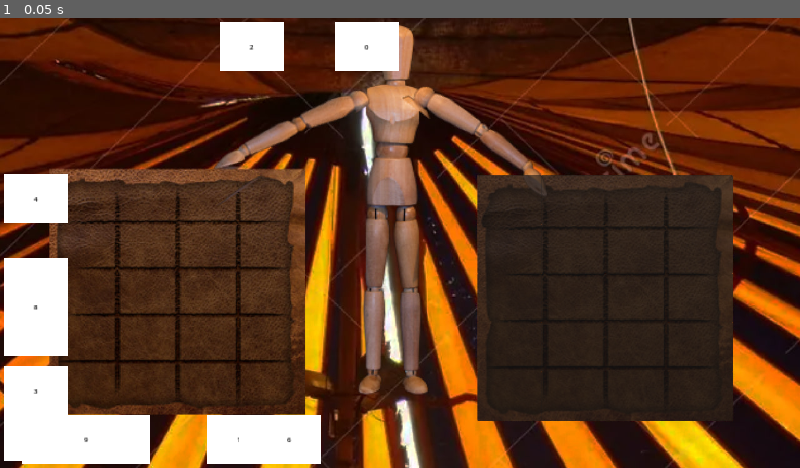
Above: before the commit, frame 1.
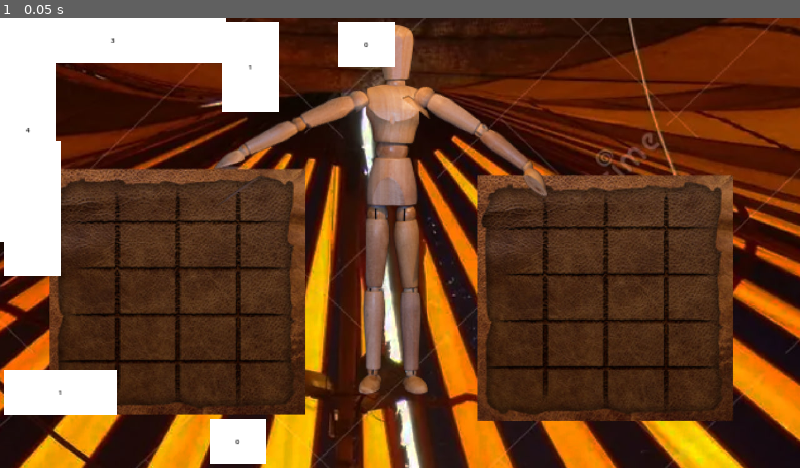
Above: after the commit, the same moment.

Repository: Ultragliass/equilibrium
Game: Godot game, scene res://scenes/Main.tscn
Two runs of this game, one before a commit and one after it. Both use one fixed random seed, a clock stepped at 60 frames per second and the inputs below.
Inputs:
- Up to frame 1 (0.05 s): no input

The runs differ from the first frame. In frame 1, 23% of the frame differs, in the area x 0-92%, y 0-100%.

Commit message:
Alter drag-and-drop functionality to be matrix based instead of node based. Add proper priviews. Add style.

Diff:
--- a/scenes/Main.tscn
+++ b/scenes/Main.tscn
@@ -1,8 +1,9 @@
-[gd_scene load_steps=4 format=3 uid="uid://bh0yq7fqggbpj"]
+[gd_scene load_steps=5 format=3 uid="uid://bh0yq7fqggbpj"]
 
 [ext_resource type="Texture2D" uid="uid://dd2onagvfsr0w" path="res://assets/background.jpg" id="1_iadfh"]
 [ext_resource type="Script" path="res://scripts/main.gd" id="1_rx278"]
 [ext_resource type="Script" path="res://scripts/background.gd" id="3_tx0a1"]
+[ext_resource type="Script" path="res://scripts/grid_manager.gd" id="4_fhpea"]
 
 [node name="Main" type="Control"]
 layout_mode = 3
@@ -24,13 +25,10 @@
 texture = ExtResource("1_iadfh")
 script = ExtResource("3_tx0a1")
 
-[node name="WeekdayGrid" type="GridContainer" parent="."]
-unique_name_in_owner = true
-layout_mode = 0
-offset_left = 1146.0
-offset_top = 377.0
-offset_right = 1760.0
-offset_bottom = 968.0
-theme_override_constants/h_separation = 0
-theme_override_constants/v_separation = 0
-columns = 4
+[node name="WeekdayGridManager" type="Control" parent="."]
+anchors_preset = 0
+offset_left = 1182.0
+offset_top = 407.0
+offset_right = 1724.0
+offset_bottom = 944.0
+script = ExtResource("4_fhpea")
--- a/scripts/background.gd
+++ b/scripts/background.gd
@@ -5,7 +5,9 @@
 	return true
 
 func _drop_data(_pos, data):
-	data.position = get_global_mouse_position()
+	data.position = get_global_mouse_position() - 0.5 * data.size
 	if (data.get_parent().name != "Main"):
+		var grid_manager = $"/root/Main/WeekdayGridManager"
+		grid_manager.remove_item_from_grid(data)
 		data.reparent(get_parent())
-		data.position = get_global_mouse_position()
+		data.position = get_global_mouse_position() - 0.5 * data.size
--- a/scripts/global.gd
+++ b/scripts/global.gd
@@ -2,7 +2,19 @@
 
 signal dragging_item(item)
 
+const WEEKDAY_GRID_SLOTS = {"rows": 5, "columns": 4}
+
 var drag_item: Node
+var cell_size = {
+	"width": 100,
+	"height": 100
+}
+
+
+func _ready():
+	var WeekdayGridManager = get_node("/root/Main/WeekdayGridManager")
+	cell_size.width = WeekdayGridManager.size.x / WEEKDAY_GRID_SLOTS.columns
+	cell_size.height = WeekdayGridManager.size.y / WEEKDAY_GRID_SLOTS.rows
 
 func set_drag_item(item: Node):
 	drag_item = item
--- /dev/null
+++ b/scripts/grid_manager.gd
@@ -0,0 +1,127 @@
+extends Control
+
+var drop_preview: CenterContainer = null
+
+var grid = []
+var cell_size = Vector2(100, 100)
+var rows: int
+var columns: int
+
+func init(grid_rows: int, grid_columns: int, grid_cell_size: Vector2):
+	rows = grid_rows
+	columns = grid_columns
+	cell_size = grid_cell_size
+	mouse_exited.connect(_on_mouse_exited)
+
+	print("Grid Initialized: Rows=", rows, ", Columns=", columns, ", Cell Size=", cell_size)
+
+	grid.resize(rows)
+	for i in range(rows):
+		grid[i] = []
+		grid[i].resize(columns)
+		for j in range(columns):
+			grid[i][j] = null
+
+func can_place_item_at(grid_x: int, grid_y: int, item_width: int, item_height: int, moving_item: Node = null) -> bool:
+	for i in range(item_height):
+		for j in range(item_width):
+			var cell_x = grid_x + j
+			var cell_y = grid_y + i
+
+			if cell_x >= columns or cell_y >= rows:
+				print("Out of bounds at: ", Vector2(cell_x, cell_y))
+				return false
+
+			if grid[cell_y][cell_x] != null and grid[cell_y][cell_x] != moving_item:
+				print("Cell occupied at: ", Vector2(cell_x, cell_y))
+				return false
+
+	return true
+
+
+func place_item_at(grid_x: int, grid_y: int, item: Node, item_width: int, item_height: int) -> bool:
+	if not can_place_item_at(grid_x, grid_y, item_width, item_height, item):
+		return false
+
+	for i in range(item_height):
+		for j in range(item_width):
+			grid[grid_y + i][grid_x + j] = item
+
+	item.position = Vector2(grid_x, grid_y) * cell_size
+	item.anchors_preset = Control.PRESET_TOP_LEFT
+	return true
+
+func remove_item_from_grid(item: Node):
+	for i in range(rows):
+		for j in range(columns):
+			if grid[i][j] == item:
+				print("Removing item from cell(", j, ", ", i, ")")
+				grid[i][j] = null
+
+func _can_drop_data(_pos, data):
+	if data is CenterContainer:
+		var dragging_item = Global.get_drag_item()
+		var grid_coords = get_grid_coordinates(get_global_mouse_position(), dragging_item.width, dragging_item.height)
+
+		if dragging_item and can_place_item_at(grid_coords.x, grid_coords.y, dragging_item.width, dragging_item.height, data):
+			show_drop_preview(grid_coords, dragging_item)
+			return true
+
+	remove_drop_preview()
+
+	return false
+
+func _drop_data(_pos, data):
+	var grid_coords = get_grid_coordinates(get_global_mouse_position(), data.width, data.height)
+
+	if can_place_item_at(grid_coords.x, grid_coords.y, data.width, data.height, data):
+		remove_item_from_grid(data)
+		remove_drop_preview()
+
+		if place_item_at(grid_coords.x, grid_coords.y, data, data.width, data.height):
+			if data.get_parent() != self:
+				data.reparent(self)
+
+			data.position = grid_coords * cell_size
+			data.anchors_preset = Control.PRESET_TOP_LEFT
+			data.anchor_left = 0
+			data.anchor_top = 0
+			data.anchor_right = 0
+			data.anchor_bottom = 0
+			data.modulate.a = 1
+
+			print("Item placed successfully at: ", grid_coords)
+		else:
+			print("Failed to place item")
+	else:
+		print("Item cannot be placed at this position")
+
+
+func get_grid_coordinates(world_position: Vector2, item_width: int, item_height: int) -> Vector2:
+	var local_position = world_position - global_position
+
+	var grid_x = floor(local_position.x / cell_size.x)
+	var grid_y = floor(local_position.y / cell_size.y)
+
+	grid_x = clamp(grid_x, 0, columns - item_width)
+	grid_y = clamp(grid_y, 0, rows - item_height)
+
+	return Vector2(grid_x, grid_y)
+
+func show_drop_preview(grid_coords: Vector2, dragging_item: CenterContainer):
+	if not drop_preview:
+		drop_preview = dragging_item.duplicate()
+		drop_preview.init(dragging_item.number, dragging_item.width, dragging_item.height)
+		drop_preview.modulate.a = 0.5
+		add_child(drop_preview)
+
+	drop_preview.position = grid_coords * cell_size
+	drop_preview.mouse_filter = Control.MOUSE_FILTER_PASS
+
+func remove_drop_preview():
+	if drop_preview:
+		drop_preview.queue_free()
+		drop_preview = null
+
+func _on_mouse_exited():
+	remove_drop_preview()
--- a/scripts/inventory_slot.gd
+++ /dev/null
@@ -1,73 +0,0 @@
-class_name InventorySlot
-extends CenterContainer
-
-var stored_item
-var drop_preview: Node
-var original_item: Node
-
-func init(WeekdayGrid: GridContainer, columns: int, rows: int):
-	var width = WeekdayGrid.size.x / columns
-	var height = WeekdayGrid.size.y / rows
-
-	custom_minimum_size = Vector2(width, height)
-	mouse_filter = Control.MOUSE_FILTER_PASS
-
-	var panel = Panel.new()
-	panel.custom_minimum_size = Vector2(width, height)
-	panel.mouse_filter = Control.MOUSE_FILTER_PASS
-	add_child(panel)
-
-	mouse_entered.connect(_on_mouse_entered)
-	mouse_exited.connect(_on_mouse_exited)
-
-	Global.dragging_item.connect(_on_dragging_item)
-
-func _can_drop_data(_pos, data):
-	if data is CenterContainer and stored_item == null:
-		drop_preview.visible = true
-		return true
-	drop_preview.visible = false
-	return false
-
-func _drop_data(_pos, data):
-	drop_preview.visible = false
-	stored_item = data
-	data.reparent(self)
-	center_item(data)
-
-func center_item(item):
-	item.anchors_preset = Control.PRESET_CENTER
-	item.position = (custom_minimum_size - item.custom_minimum_size) / 2
-
-	item.queue_sort()
-
-func _on_mouse_entered():
-	if drop_preview == null: return
-
-	drop_preview.mouse_filter = Control.MOUSE_FILTER_PASS
-
-	if get_viewport().gui_is_dragging():
-		drop_preview.visible = stored_item == null
-
-func _on_mouse_exited():
-	if drop_preview == null: return
-
-	drop_preview.visible = false
-
-func _on_dragging_item(item: Node):
-	original_item = item
-	drop_preview = item.duplicate()
-	drop_preview.name = "DropPreview"
-	drop_preview.init(item.number, item.width, item.height)
-	drop_preview.visible = false
-	drop_preview.modulate.a = 0.5
-	add_child(drop_preview)
-
-func on_drag_end():
-	original_item.modulate.a = 1
-	if drop_preview != null:
-		drop_preview.queue_free()
-
-func _notification(what):
-	if what == NOTIFICATION_DRAG_END:
-		on_drag_end()
--- a/scripts/item.gd
+++ b/scripts/item.gd
@@ -10,14 +10,14 @@
 	number = item_number
 	width = item_width
 	height = item_height
-	size = Vector2(153.5 * width, 118.2 * height)
+	size = Vector2(Global.cell_size.width * width, Global.cell_size.height * height)
 
 func _ready():
 	mouse_filter = MOUSE_FILTER_STOP
 	mouse_default_cursor_shape = CursorShape.CURSOR_DRAG
 
 	var color = ColorRect.new()
-	color.custom_minimum_size = Vector2(153.5 * width, 118.2 * height)
+	color.custom_minimum_size = Vector2(Global.cell_size.width * width, Global.cell_size.height * height)
 	color.mouse_filter = Control.MOUSE_FILTER_PASS
 	add_child(color)
 
@@ -29,20 +29,22 @@
 func _get_drag_data(_at_position):
 	original_parent = get_parent()
 
-	if original_parent is InventorySlot:
-		original_parent.stored_item = null
-
 	Global.set_drag_item(self)
 
 	var preview = duplicate()
-	preview.name = "DragPreview"
 	preview.init(number, width, height)
 
 	var wrapper = Control.new()
+	wrapper.mouse_filter = Control.MOUSE_FILTER_PASS
 	wrapper.add_child(preview)
 	preview.position = -0.5 * preview.size
+	preview.modulate.a = 0.5
 
 	set_drag_preview(wrapper)
-	modulate.a = 0.5
 
+	mouse_filter = Control.MOUSE_FILTER_PASS
 	return self
+
+func _notification(what):
+	if what == NOTIFICATION_DRAG_END:
+		mouse_filter = Control.MOUSE_FILTER_STOP
--- a/scripts/main.gd
+++ b/scripts/main.gd
@@ -1,38 +1,32 @@
 extends Control
 
-const WEEKDAY_GRID_SLOTS = {"rows": 5, "columns": 4}
-const NUMBER_OF_ITEMS_TO_SCATTER = 8
+const NUMBER_OF_ITEMS_TO_SCATTER = 5
 const SCATTER_ITEMS_SCREEN_MARGIN = 10
-const SCATTERED_ITEMS_POSITIONS = []
+var scattered_item_positions = []
 const ITEM_SCENE = preload("res://scenes/Item.tscn")
 
 func _ready():
-	for i in range(WEEKDAY_GRID_SLOTS.columns * WEEKDAY_GRID_SLOTS.rows):
-		var slot := InventorySlot.new()
-		slot.init(%WeekdayGrid, WEEKDAY_GRID_SLOTS.columns, WEEKDAY_GRID_SLOTS.rows)
-		%WeekdayGrid.add_child(slot)
+	var WeekdayGridManager = $WeekdayGridManager
+	WeekdayGridManager.init(Global.WEEKDAY_GRID_SLOTS.rows, Global.WEEKDAY_GRID_SLOTS.columns, Vector2(Global.cell_size.width, Global.cell_size.height))
 
 	for j in range(NUMBER_OF_ITEMS_TO_SCATTER):
-		var item = ITEM_SCENE.instantiate()
-		item.init(j, 1, 1)
-		scatter_item(item)
-		add_child(item)
+		var tall = ITEM_SCENE.instantiate()
+		tall.init(j, 1, j + 1)
+		scatter_item(tall)
+		add_child(tall)
 
-	var one_by_two = ITEM_SCENE.instantiate()
-	one_by_two.init(8, 1, 2)
-	scatter_item(one_by_two)
-	add_child(one_by_two)
+		if j != 4:
+			var wide = ITEM_SCENE.instantiate()
+			wide.init(j, j + 1, 1)
+			scatter_item(wide)
+			add_child(wide)
 
-	var two_by_one = ITEM_SCENE.instantiate()
-	two_by_one.init(9, 2, 1)
-	scatter_item(two_by_one)
-	add_child(two_by_one)
 
 func scatter_item(item: CenterContainer):
 	var screen_size = get_viewport_rect().size
 	var scatter_position = Vector2()
 
-	while SCATTERED_ITEMS_POSITIONS.size() < NUMBER_OF_ITEMS_TO_SCATTER:
+	while scattered_item_positions.size() < NUMBER_OF_ITEMS_TO_SCATTER:
 		var edge = randi() % 4
 		match edge:
 			0: scatter_position = Vector2(randf_range(0, screen_size.x - item.size.x), SCATTER_ITEMS_SCREEN_MARGIN)
@@ -42,14 +36,14 @@
 
 		var is_overlapping = false
 
-		for scattered_item_position in SCATTERED_ITEMS_POSITIONS:
+		for scattered_item_position in scattered_item_positions:
 			if Rect2(scattered_item_position.position, scattered_item_position.size).intersects(Rect2(scatter_position, item.size)):
 				is_overlapping = true
 				break
 
 		if not is_overlapping:
 			item.position = scatter_position
-			SCATTERED_ITEMS_POSITIONS.append({"position": scatter_position, "size": item.size})
+			scattered_item_positions.append({"position": scatter_position, "size": item.size})
 			return
 
 		item.position = scatter_position
